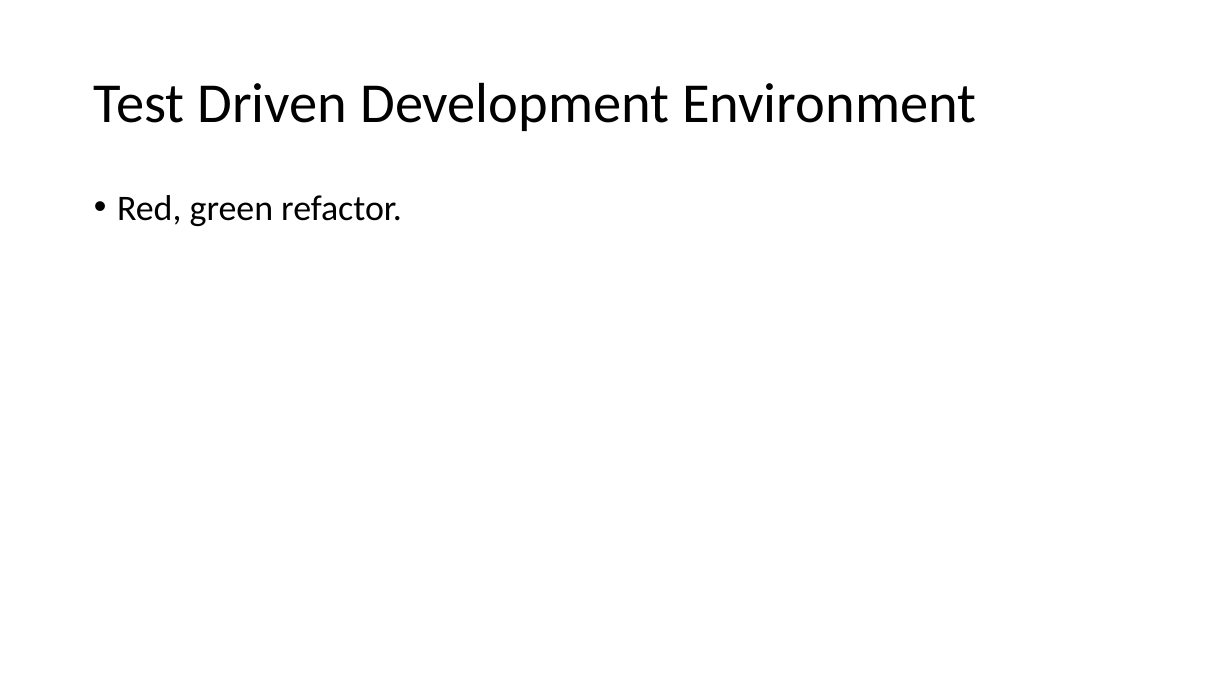
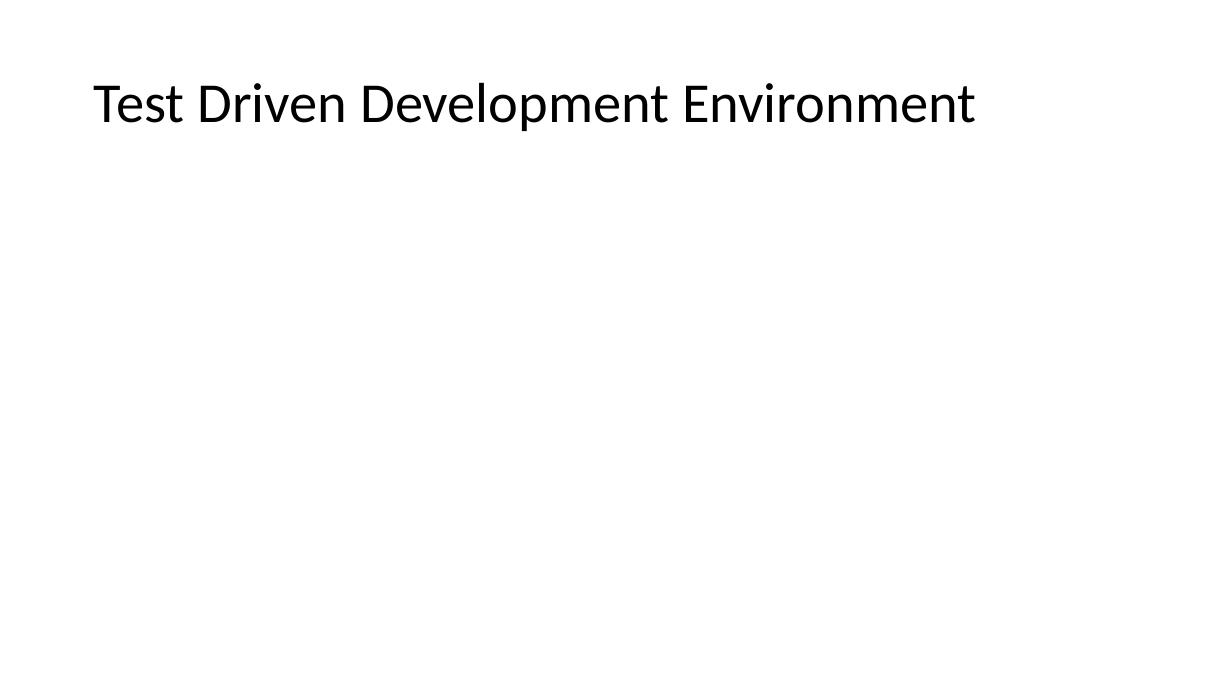
Before and after one commit to jonathan-r-jones/Mob-Programming-Demo, a slide deck: slide 7 of mob.pptx. Drawn at 1232x693 pixels with LibreOffice and Linux fonts; fonts in the diff are those of the drawing. Boxes give left, top, right and bottom in pixels: in the first picture for what was removed or moved away, otherwise in the second. Text is boxed around its words. In the diff, an @@ line names an element or a change of style, - is before the commit and + after.

```diff
--- a/mob.pptx
+++ b/mob.pptx
@@ text removed at (x1=117, y1=195, x2=402, y2=226) @@
-• Red, green refactor.
```
Also in this commit, not shown: 4 other slides changed, 2 slides added.
